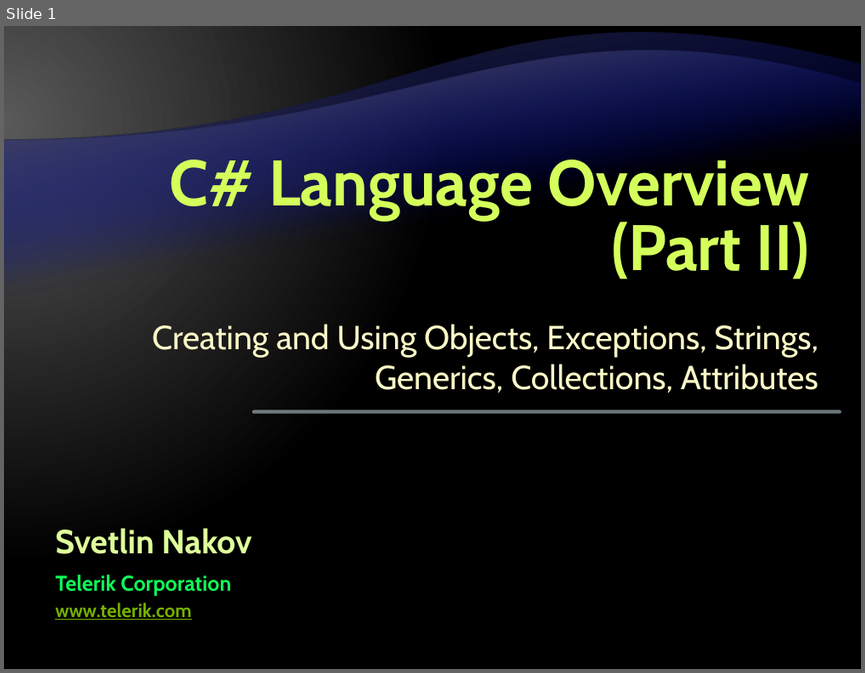
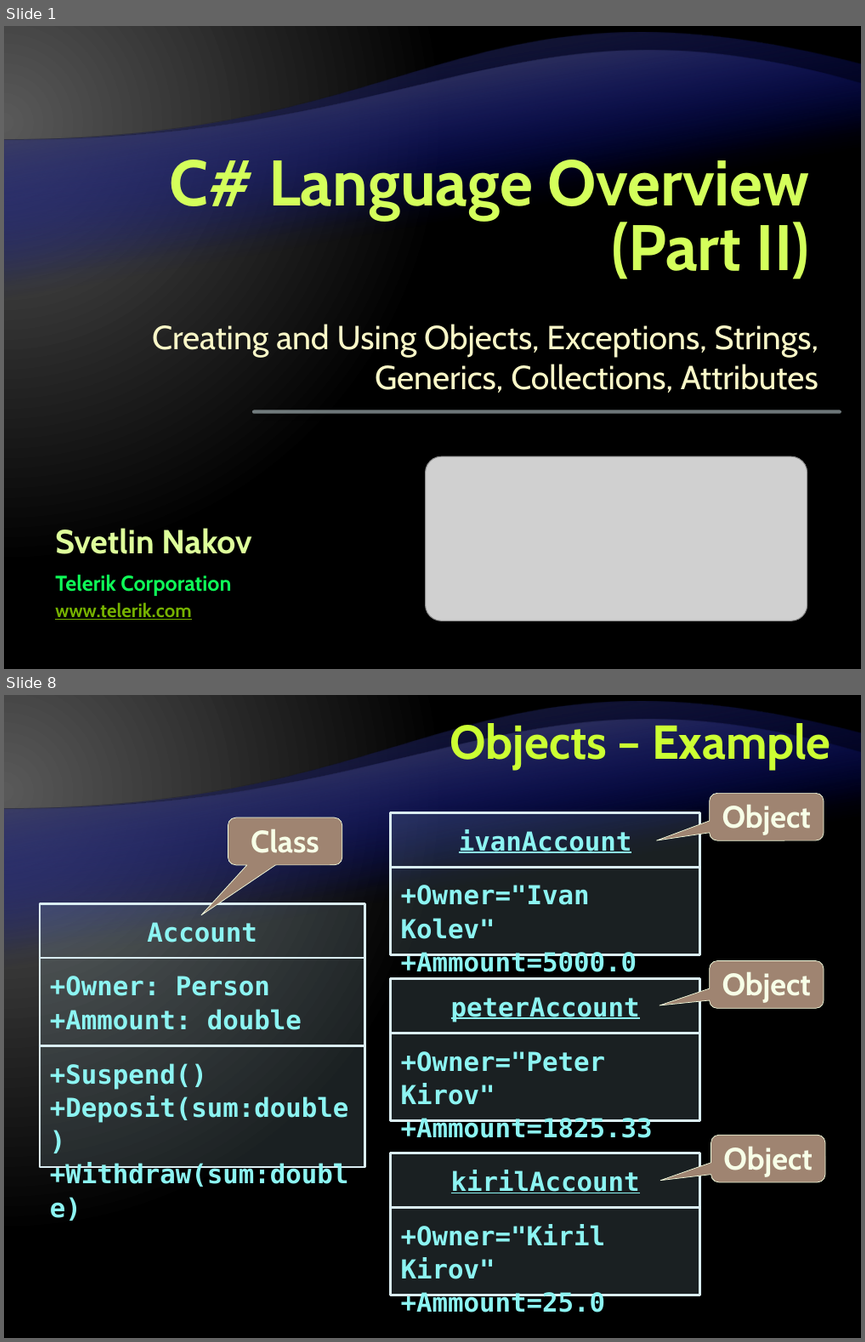
Before and after one commit to Graveheart/aspnetcourse, a slide deck: lectures/3. C# Language Overview - Part II.pptx. Shown one above the other, each under a label of ours: slide 1 before the commit, slides 1 and 8 after it; the slides between them are not shown. The pictures are 865x673 and 865x1342 pixels, drawn with LibreOffice and Linux fonts; fonts in the diff are those of the drawing; grey boxes stand for pictures; background and template pictures are left out. Boxes give left, top, right and bottom in pixels: in the first picture for what was removed or moved away, otherwise in the second. Text is boxed around its words. In the diff, an @@ line names an element or a change of style, - is before the commit and + after.

```diff
--- a/lectures/3. C# Language Overview - Part II.pptx
+++ b/lectures/3. C# Language Overview - Part II.pptx
@@ slide 8 added at (4, 695, 861, 1338), background gradient #595959 to #000000; not listed: 2 template elements that a slide beside it also shows @@
@@ title added at (450, 719, 831, 770), 40 pt, text #CCFF33, bold @@
+Objects – Example
@@ rounded speech box added at (710, 794, 823, 840), fill #9F8471, outline #F5FFE0 0.5 pt, 26 pt, text #F7FFE7, bold @@
+Object
@@ rounded speech box added at (228, 817, 341, 865), fill #9F8471, outline #F5FFE0 0.5 pt, 26 pt, text #F7FFE7, bold @@
+Class
@@ rectangle added at (391, 812, 699, 867), fill #B5DBE5 at 15% opacity, outline #DAEDF2 2 pt, 22 pt, text #8CF4F2, bold, underline @@
+ivanAccount
@@ rectangle added at (391, 867, 699, 953), fill #B5DBE5 at 15% opacity, outline #DAEDF2 2 pt, 22 pt, text #8CF4F2, bold @@
++Owner="Ivan Kolev"
++Ammount=5000.0
@@ rectangle added at (40, 903, 364, 957), fill #B5DBE5 at 15% opacity, outline #DAEDF2 2 pt, 22 pt, text #8CF4F2, bold @@
+Account
@@ rectangle added at (40, 958, 364, 1045), fill #B5DBE5 at 15% opacity, outline #DAEDF2 2 pt, 22 pt, text #8CF4F2, bold @@
++Owner: Person
++Ammount: double
@@ rounded speech box added at (710, 960, 823, 1008), fill #9F8471, outline #F5FFE0 0.5 pt, 26 pt, text #F7FFE7, bold @@
+Object
@@ rectangle added at (391, 979, 699, 1032), fill #B5DBE5 at 15% opacity, outline #DAEDF2 2 pt, 22 pt, text #8CF4F2, bold, underline @@
+peterAccount
@@ rectangle added at (40, 1045, 364, 1167), fill #B5DBE5 at 15% opacity, outline #DAEDF2 2 pt, 22 pt, text #8CF4F2, bold @@
++Suspend()
++Deposit(sum:double)
++Withdraw(sum:double)
@@ rectangle added at (391, 1032, 699, 1120), fill #B5DBE5 at 15% opacity, outline #DAEDF2 2 pt, 22 pt, text #8CF4F2, bold @@
++Owner="Peter Kirov"
++Ammount=1825.33
@@ rectangle added at (391, 1153, 699, 1208), fill #B5DBE5 at 15% opacity, outline #DAEDF2 2 pt, 22 pt, text #8CF4F2, bold, underline @@
+kirilAccount
@@ rounded speech box added at (711, 1134, 825, 1182), fill #9F8471, outline #F5FFE0 0.5 pt, 26 pt, text #F7FFE7, bold @@
+Object
@@ rectangle added at (391, 1208, 699, 1295), fill #B5DBE5 at 15% opacity, outline #DAEDF2 2 pt, 22 pt, text #8CF4F2, bold @@
++Owner="Kiril Kirov"
++Ammount=25.0
@@ slide 1 changed as well @@
@@ picture added at (426, 456, 808, 621) @@
```
Also in this commit, not shown: 80 other slides added, 1 slide removed.
